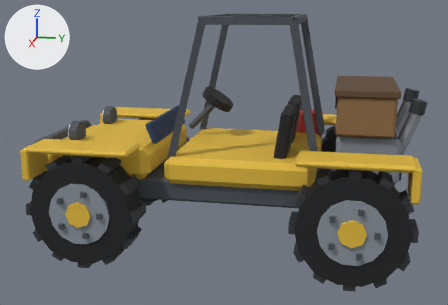
The glTF model public/models/terra/buggy.glb, before and after one commit.
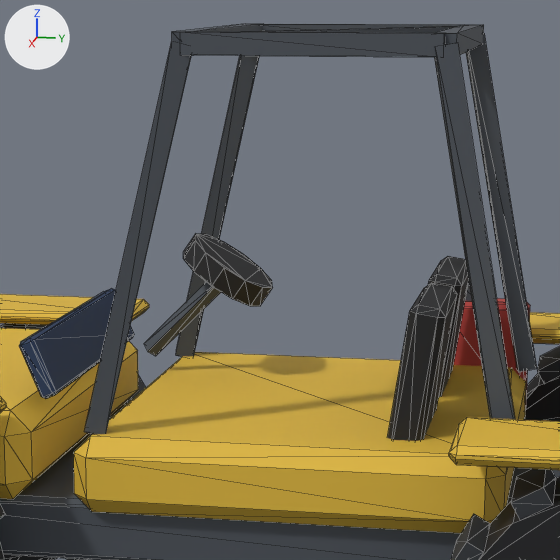
There are two pictures of each version: one whole from a camera (50 mm lens) standing at (4.47, 0.83, 1.78) and looking at (0.05, -0.06, 0.67), one close up on the part from 31% to 74% of the width and 2% to 66% of the height. Arrows for +X, +Y and +Z are at upper left; the lights stay in place. The first two pictures are the older version. The close-ups show mesh edges as thin lines. Vertices at exactly the same position are counted once.

In view in the first close-up: 'pieces_acier_sombre.006', 'pieces_jaune.002', 'pieces_noir.004', 'pieces_panneau.002', 'pieces_rouge.004', 'roue_ard_fonte.004', 'roue_ard_noir.004', 'roue_arg_noir.004' and 5 more.
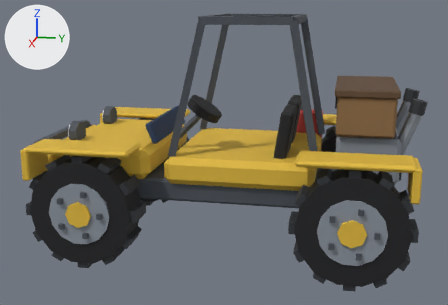
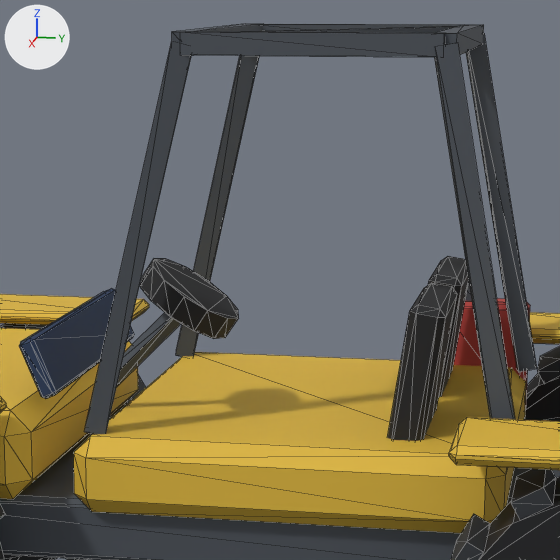
Edits to the scene script, one JSON object a line:
```json
{"block": "me_pieces_acier_sombre_012", "where": "me_pieces_acier_sombre_012.from_pydata(...)  # 248 vertices, 392 faces; spans x -0.6..0.6, y -1.39..1.16, z 0.37..1.67"}
{"block": "me_pieces_acier_sombre_012", "where": "# used by ob_pieces_acier_sombre_006; location = (0.0, 0.0, 0.0)"}
{"block": "me_pieces_acier_sombre_012", "change": "me_pieces_acier_sombre_012 part 1: the loose piece of 8 vertices spanning x -0.25..-0.21, y -0.4..-0.15, z 0.78..1.03 is moved by (0.46, 0.0, 0.0)"}
{"block": "me_pieces_noir_008", "where": "me_pieces_noir_008.from_pydata(...)  # 120 vertices, 220 faces; spans x -0.408..0.408, y -0.285..0.482, z 0.553..1.125"}
{"block": "me_pieces_noir_008", "where": "# used by ob_pieces_noir_004; location = (0.0, 0.0, 0.0)"}
{"block": "me_pieces_noir_008", "change": "me_pieces_noir_008 part 2: the loose piece of 24 vertices spanning x -0.357..-0.102, y -0.285..-0.038, z 0.932..1.125 is moved by (0.459, 0.0, 0.0)"}
```

Boxes (x1, y1, x2, y2) around the edits, measured in the close-ups (560 x 560 px; the box of a moved part takes in the faces that stretch with it):
```json
{"object": "pieces_noir.004", "change": "reshaped", "before": [183, 234, 469, 441], "after": [140, 256, 469, 441], "on screen": "15% wider, 11% shorter"}
{"part": 1, "of": "me_pieces_acier_sombre_012", "change": "moved or reshaped", "before": [144, 282, 221, 356], "after": [117, 313, 181, 386]}
{"part": 2, "of": "me_pieces_noir_008", "change": "moved or reshaped", "before": [183, 234, 273, 306], "after": [140, 258, 239, 339]}
```
